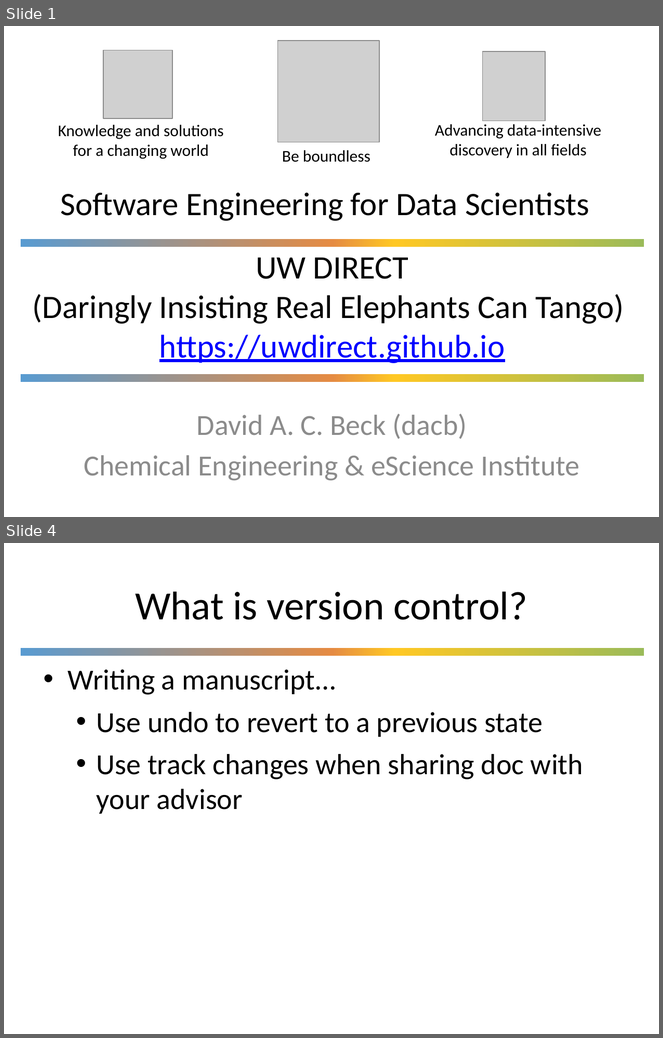
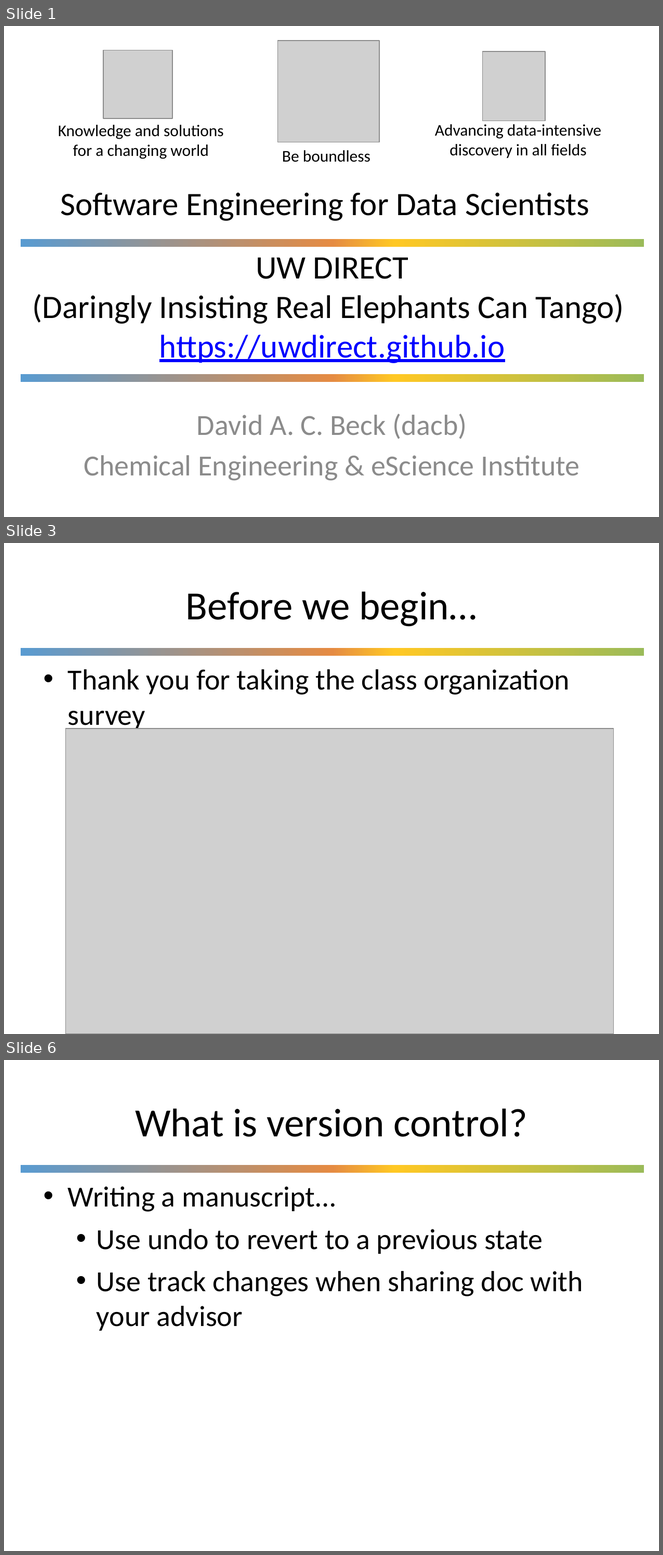
Before and after one commit to UWDIRECT/UWDIRECT.github.io, a slide deck: Wi21_content/SEDS/L3.Version_Control.pptx. Shown one above the other, each under a label of ours: slides 1 and 4 before the commit, slides 1, 3 and 6 after it; the slides between them are not shown. The pictures are 663x1038 and 663x1555 pixels, drawn with LibreOffice and Linux fonts; fonts in the diff are those of the drawing; grey boxes stand for pictures; background and template pictures are left out. Boxes give left, top, right and bottom in pixels: in the first picture for what was removed or moved away, otherwise in the second. Text is boxed around its words. In the diff, an @@ line names an element or a change of style, - is before the commit and + after.

```diff
--- a/Wi21_content/SEDS/L3.Version_Control.pptx
+++ b/Wi21_content/SEDS/L3.Version_Control.pptx
@@ slide 3 added at box(4, 543, 659, 1034), background #FFFFFF; not listed: 1 template element that a slide beside it also shows @@
@@ title added at box(186, 591, 477, 627), 44 pt, text #000000 @@
+Before we begin…
@@ text added at box(68, 669, 570, 732), 32 pt, text #000000 @@
+• Thank you for taking the class organization survey
@@ picture added at box(65, 729, 614, 1034) @@
@@ what was slide 4 is now slide 6 @@
```
Also in this commit, not shown: 3 other slides added, 2 slides removed.
